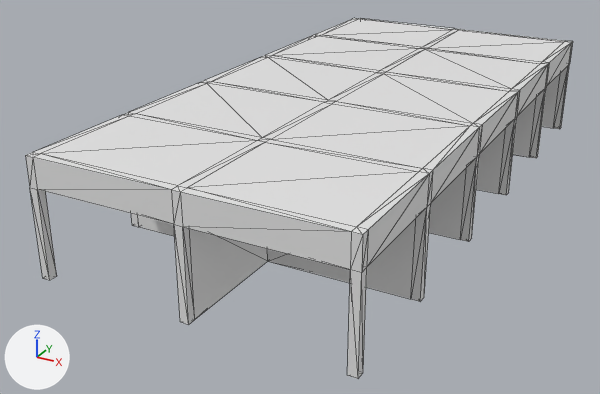
A saved change to the FBX model Meshes/5ShopWall.FBX.
One viewpoint serves both versions: a 50 mm lens placed at (10.64, -23.1, 10.72), pointed at (-1.22, -1.54, -0.06). Arrows for +X, +Y and +Z are at lower left; the lights stay in place. Mesh edges are drawn as thin lines. Where no turn or scale is listed for an object, it has been applied to the vertices.

Names of what the first picture shows: '5ShopWall'.
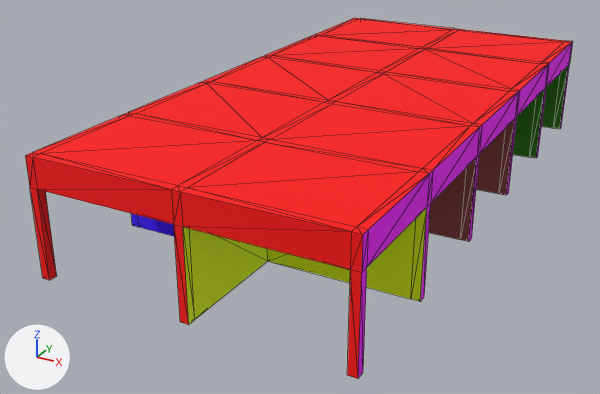
Edits to the scene script, one JSON object a line:
```json
{"op": "add", "block": "mat_5shopwallset9", "code": ["mat_5shopwallset9 = principled_material('5ShopWallSet9')", "mat_5shopwallset9.base_color = (0.0235, 0.0, 0.106)  # dark purple #2a005c", "mat_5shopwallset9.roughness = 0.859"]}
{"op": "add", "block": "mat_5shopwallset7", "code": ["mat_5shopwallset7 = principled_material('5ShopWallSet7')", "mat_5shopwallset7.base_color = (0.267, 0.0627, 0.0627)  # brown #8d4747", "mat_5shopwallset7.roughness = 0.859"]}
{"op": "add", "block": "mat_5shopwallset2", "code": ["mat_5shopwallset2 = principled_material('5ShopWallSet2')", "mat_5shopwallset2.base_color = (0.871, 0.0, 1.0)  # pink #f000ff", "mat_5shopwallset2.roughness = 0.859"]}
{"op": "add", "block": "mat_5shopwallset3", "code": ["mat_5shopwallset3 = principled_material('5ShopWallSet3')", "mat_5shopwallset3.base_color = (0.0471, 0.0, 1.0)  # purple #3d00ff", "mat_5shopwallset3.roughness = 0.859"]}
{"op": "add", "block": "mat_5shopwallset6", "code": ["mat_5shopwallset6 = principled_material('5ShopWallSet6')", "mat_5shopwallset6.base_color = (0.729, 0.937, 0.0)  # yellow #def800", "mat_5shopwallset6.roughness = 0.859"]}
{"op": "add", "block": "mat_5shopwallset8", "code": ["mat_5shopwallset8 = principled_material('5ShopWallSet8')", "mat_5shopwallset8.base_color = (0.0235, 0.184, 0.0)  # dark green #2a7700", "mat_5shopwallset8.roughness = 0.859"]}
{"op": "add", "block": "mat_5shopwallset5", "code": ["mat_5shopwallset5 = principled_material('5ShopWallSet5')", "mat_5shopwallset5.base_color = (0.0235, 0.945, 0.0)  # green #2af900", "mat_5shopwallset5.roughness = 0.859"]}
{"op": "add", "block": "mat_5shopwallset4", "code": ["mat_5shopwallset4 = principled_material('5ShopWallSet4')", "mat_5shopwallset4.base_color = (0.0, 0.922, 0.651)  # cyan #00f6d3", "mat_5shopwallset4.roughness = 0.859"]}
{"op": "add", "block": "mat_5shopwallset1", "code": ["mat_5shopwallset1 = principled_material('5ShopWallSet1')", "mat_5shopwallset1.base_color = (1.0, 0.0, 0.0)  # red #ff0000", "mat_5shopwallset1.roughness = 0.859"]}
{"block": "me_mesh", "where": "me_mesh.from_pydata(...)  # 256 vertices, 508 faces; spans x -4.6..4.6, y -9.5..9.5, z -0.1..3.4"}
{"block": "me_mesh", "where": "# used by ob_5shopwall; location = (0.0, 0.0, 0.0)"}
{"block": "me_mesh", "change": "me_mesh part 1: 160 of the faces centred in x -4.5..4.5, y -9.5..9.4, z -0.1..3.4 switch from no material to mat_5shopwallset1 (red #ff0000)"}
{"block": "me_mesh", "change": "me_mesh part 2: all 34 faces centred in x 4.6, y -9.4..9.4, z 0.8..3.1 switch from no material to mat_5shopwallset2 (pink #f000ff)"}
{"block": "me_mesh", "change": "me_mesh part 3: 22 of the faces centred in x -4.5..-0.1, y -9.4..-5.8, z 0.8..3.3 switch from no material to mat_5shopwallset3 (purple #3d00ff)"}
{"block": "me_mesh", "change": "me_mesh part 4: 22 of the faces centred in x 0.1..4.5, y -9.4..-5.8, z 0.8..3.3 switch from no material to mat_5shopwallset6 (yellow #def800)"}
{"block": "me_mesh", "change": "me_mesh part 5: all 56 faces centred in x 0.1..4.5, y -5.7..1.9, z -0.1..3.3 switch from no material to mat_5shopwallset7 (brown #8d4747)"}
{"block": "me_mesh", "change": "me_mesh part 6: all 52 faces centred in x 0.1..4.5, y 2.0..9.4, z -0.1..3.3 switch from no material to mat_5shopwallset8 (dark green #2a7700)"}
{"op": "add", "block": "me_mesh", "code": "me_mesh.materials.append(mat_5shopwallset4)  # cyan #00f6d3"}
{"op": "add", "block": "me_mesh", "code": "me_mesh.materials.append(mat_5shopwallset5)  # green #2af900"}
{"op": "add", "block": "me_mesh", "code": "me_mesh.materials.append(mat_5shopwallset9)  # dark purple #2a005c"}
```

What differs and where, as boxes [x1, y1, x2, y2] in the pictures (600 x 394 px):
```json
{"part": 1, "of": "me_mesh", "change": "recoloured", "before": [25, 18, 573, 379], "after": [25, 18, 573, 379], "on screen": "white to red"}
{"part": 2, "of": "me_mesh", "change": "recoloured", "before": [358, 42, 573, 378], "after": [358, 42, 573, 378], "on screen": "grey to pink"}
{"part": 3, "of": "me_mesh", "change": "recoloured", "before": [131, 214, 174, 236], "after": [131, 214, 174, 236]}
{"part": 4, "of": "me_mesh", "change": "recoloured", "before": [183, 208, 427, 324], "after": [183, 208, 427, 324], "on screen": "grey to green"}
{"part": 5, "of": "me_mesh", "change": "recoloured", "before": [429, 119, 515, 242], "after": [429, 119, 515, 242], "on screen": "grey to brown"}
{"part": 6, "of": "me_mesh", "change": "recoloured", "before": [513, 66, 568, 158], "after": [513, 66, 568, 158], "on screen": "grey to green"}
```
